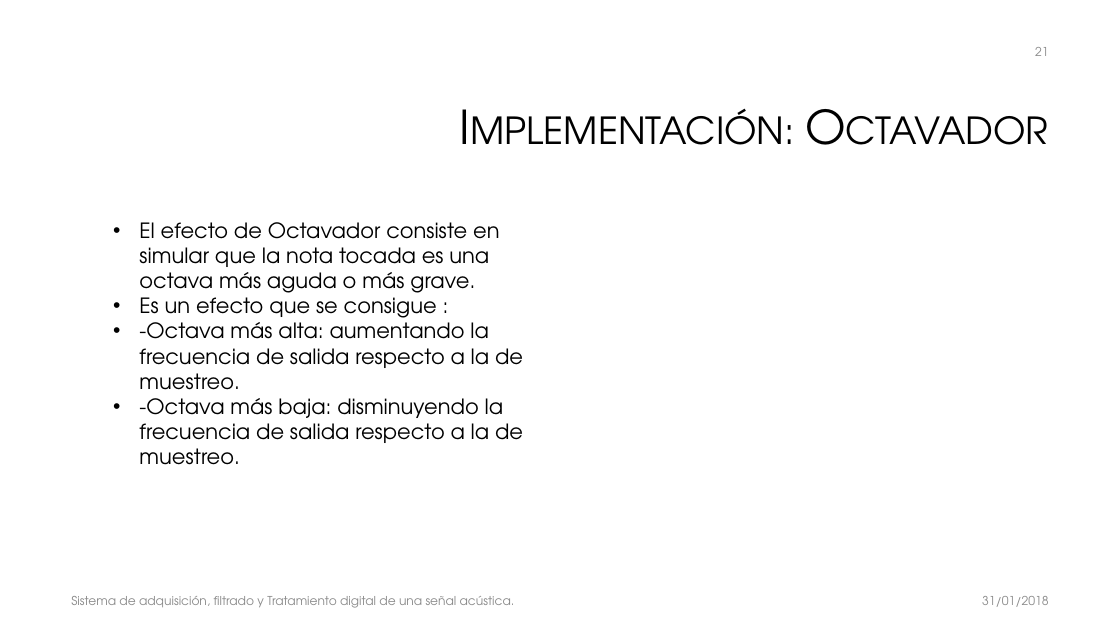
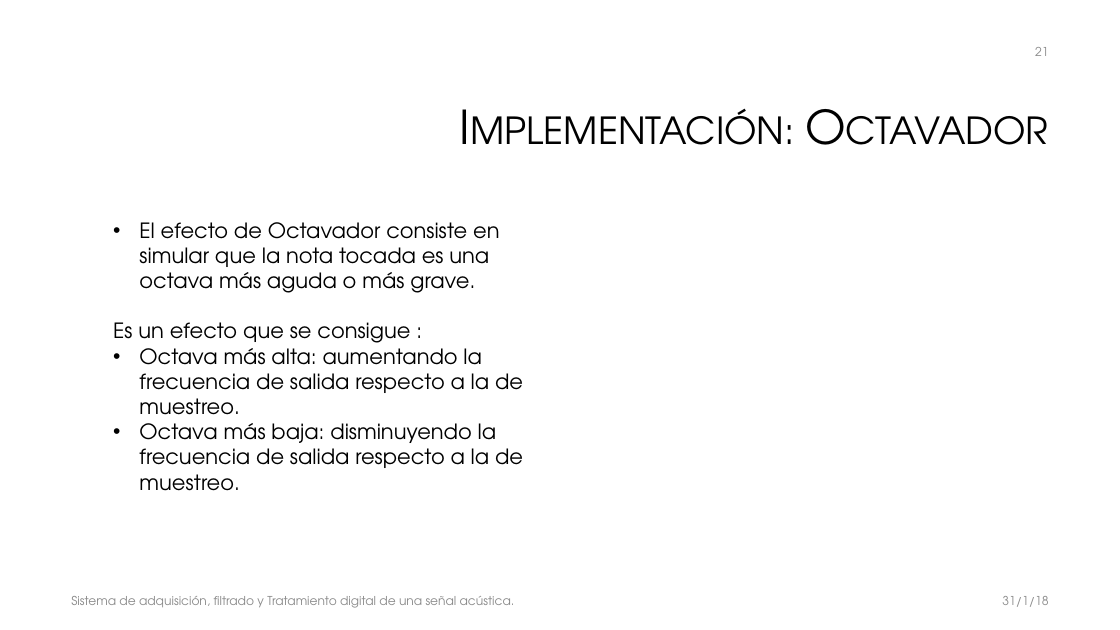
Before and after one commit to galledohm/Prueba1, a slide deck: slide 21 of Subsis/Presentación/Sistema de adquisición, filtrado y Tratamiento digital.pptx. Drawn at 1120x630 pixels with LibreOffice and Linux fonts; fonts in the diff are those of the drawing; background and template pictures are left out. Boxes give left, top, right and bottom in pixels: in the first picture for what was removed or moved away, otherwise in the second. Text is boxed around its words. In the diff, an @@ line names an element or a change of style, - is before the commit and + after.

```diff
--- a/Subsis/Presentación/Sistema de adquisición, filtrado y Tratamiento digital.pptx
+++ b/Subsis/Presentación/Sistema de adquisición, filtrado y Tratamiento digital.pptx
@@ text at bbox=[113, 322, 410, 343]: bullet • to none @@
@@ text at bbox=[139, 342, 523, 491]: text changed @@
-  • -Octava más alta: aumentando la frecuencia de salida respecto a la de muestreo.
-  • -Octava más baja: disminuyendo la frecuencia de salida respecto a la de muestreo.
+  • Octava más alta: aumentando la frecuencia de salida respecto a la de muestreo.
+  • Octava más baja: disminuyendo la frecuencia de salida respecto a la de muestreo.
@@ text at bbox=[1002, 596, 1048, 607]: text changed @@
-31/01/2018
+31/1/18
```
Also in this commit, not shown: 27 other slides changed.
